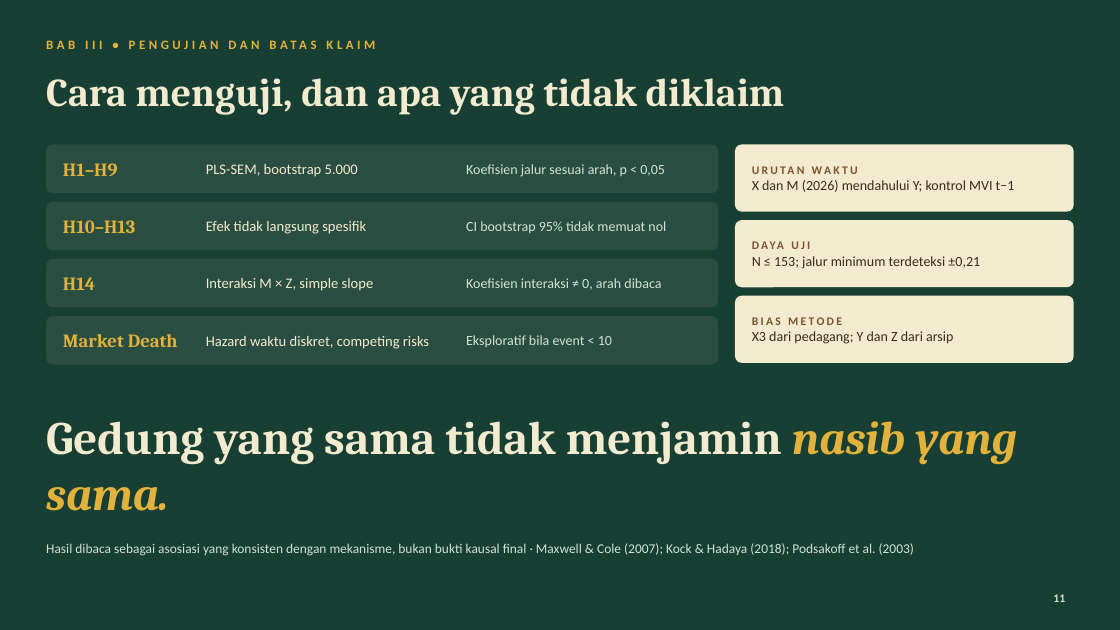
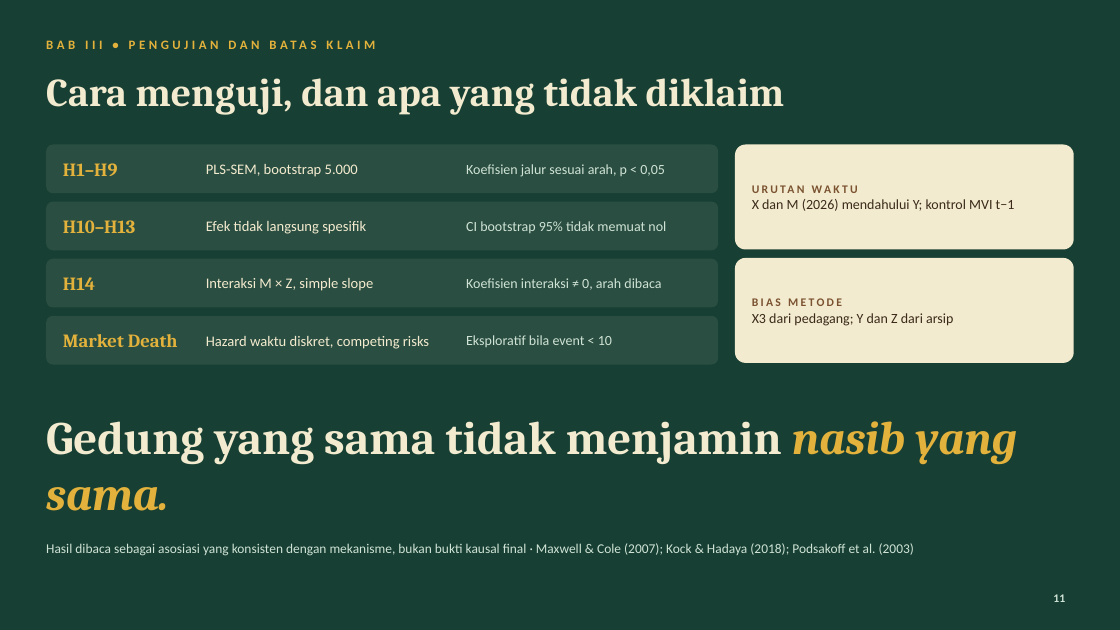
Before and after one commit to workseptianawinny-create/improved-octo-journey, a slide deck: slide 11 of Presentasi-Prof-Nera-Market-Death-dengan-Rumus.pptx. Drawn at 1120x630 pixels with LibreOffice and Linux fonts; fonts in the diff are those of the drawing. Boxes give left, top, right and bottom in pixels: in the first picture for what was removed or moved away, otherwise in the second. Text is boxed around its words. In the diff, an @@ line names an element or a change of style, - is before the commit and + after.

```diff
--- a/Presentasi-Prof-Nera-Market-Death-dengan-Rumus.pptx
+++ b/Presentasi-Prof-Nera-Market-Death-dengan-Rumus.pptx
@@ rounded rectangle: place and size @@
-rounded rectangle at [735,145,1074,212]
+rounded rectangle at [735,145,1074,250]
@@ text "URUTAN WAKTU": place and size @@
-text "URUTAN WAKTU" at [752,180,1015,192]
+text "URUTAN WAKTU" at [752,199,1015,211]
@@ rounded rectangle removed at [735,220,1074,287] @@
@@ rounded rectangle: place and size @@
-rounded rectangle at [735,296,1074,363]
+rounded rectangle at [735,258,1074,363]
@@ text "BIAS METODE": place and size @@
-text "BIAS METODE" at [752,317,953,344]
+text "BIAS METODE" at [752,298,953,326]
@@ text removed at [752,256,980,269] @@
-DAYA UJI
-N ≤ 153; jalur minimum terdeteksi ±0,21
```
